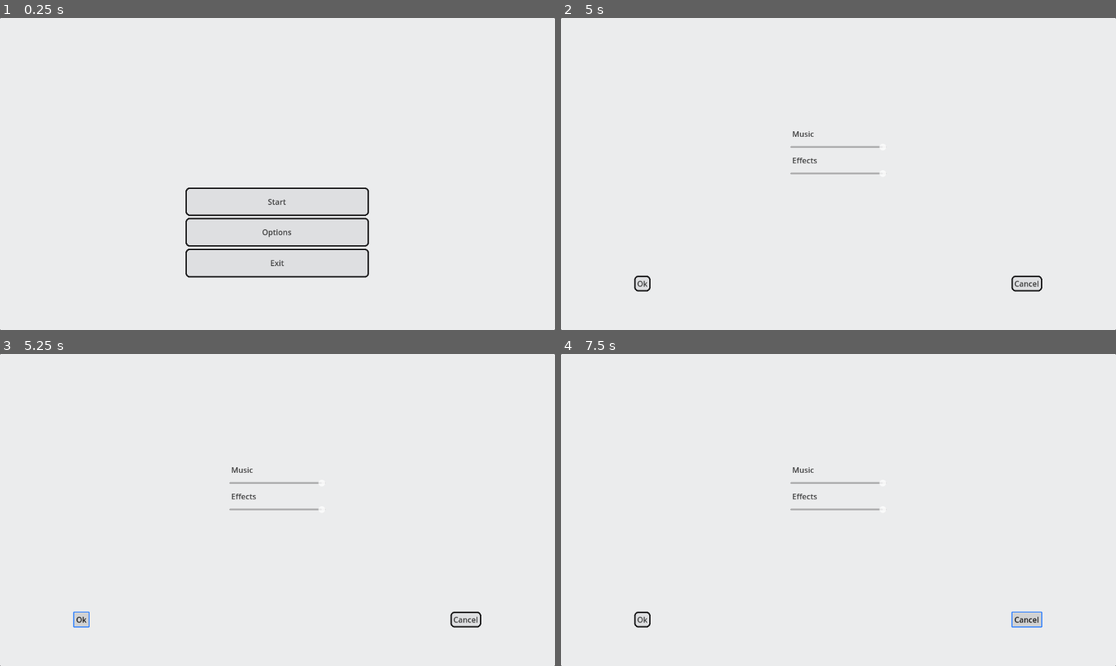
Above: before the commit, frames 1-4 (two rows, left to right).
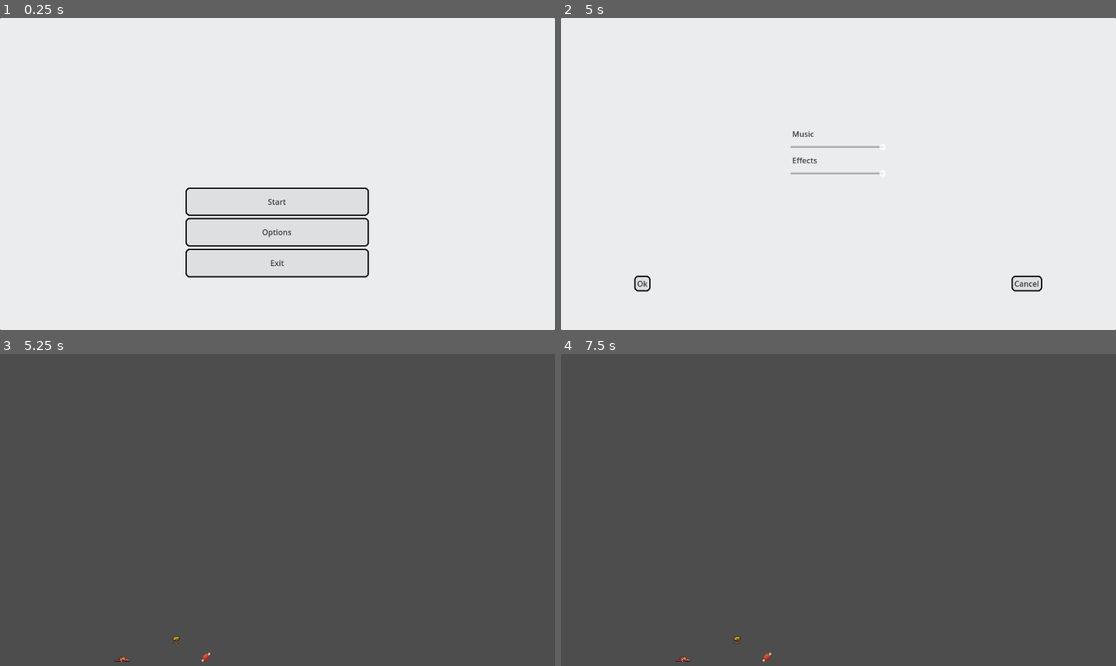
Above: after the commit, the same moments.

Repository: Bigfootmech/GWJ-79
Game: Godot game, scene res://Scenes/Main_Menu.tscn
Two runs of this game, one before a commit and one after it. Both use one fixed random seed, a clock stepped at 60 frames per second and the inputs below.
Inputs (mouse positions are in pixels of both pictures, inside the frame that each line leads up to):
- Up to frame 1 (0.25 s): no input
- Up to frame 2 (5 s): click "Start" at 0.5 s; tap Enter at 1.25, 3.5 s; tap Space at 2.75, 4.25 s; tap Escape (ui_cancel) at 4.9 s
- Up to frame 3 (5.25 s): click "Ok" at 5 s
- Up to frame 4 (7.5 s): click (644, 619) at 5.75 s, where only the run before the commit has a clickable "Ok"; click (644, 619) at 6.5 s, where only the run before the commit has a clickable "Ok"; click (1027, 619) at 7.25 s, where only the run before the commit has a clickable "Cancel"

Frames 1-2 are identical in both runs. In frame 3, 100% of the frame differs, in the area x 0-100%, y 0-100%; in frame 4, 100%.
Error before the commit: Parse Error: Cannot call non-static function "set_input_as_handled()" on the class "Viewport" directly. Make an instance instead. (res://Scenes/options.gd:6)

Commit message:
GHI_13: Bugger this

Diff:
--- a/Scenes/options.gd
+++ b/Scenes/options.gd
@@ -3,7 +3,7 @@
 func _input(event):
 	if event.is_action_pressed("ui_cancel"):
 		_on_cancel_button_pressed()
-		Viewport.set_input_as_handled()
+		# Viewport.set_input_as_handled()
 
 func _ready():
 	%MusicSlider.value = Audio.music_volume
